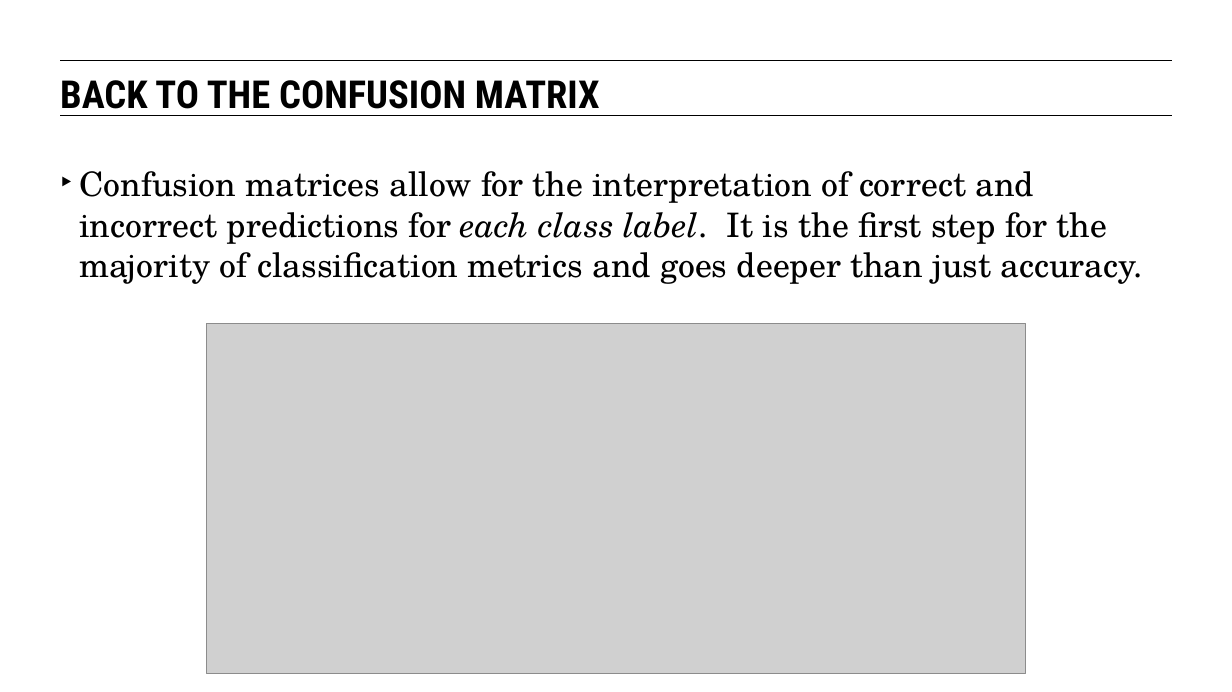
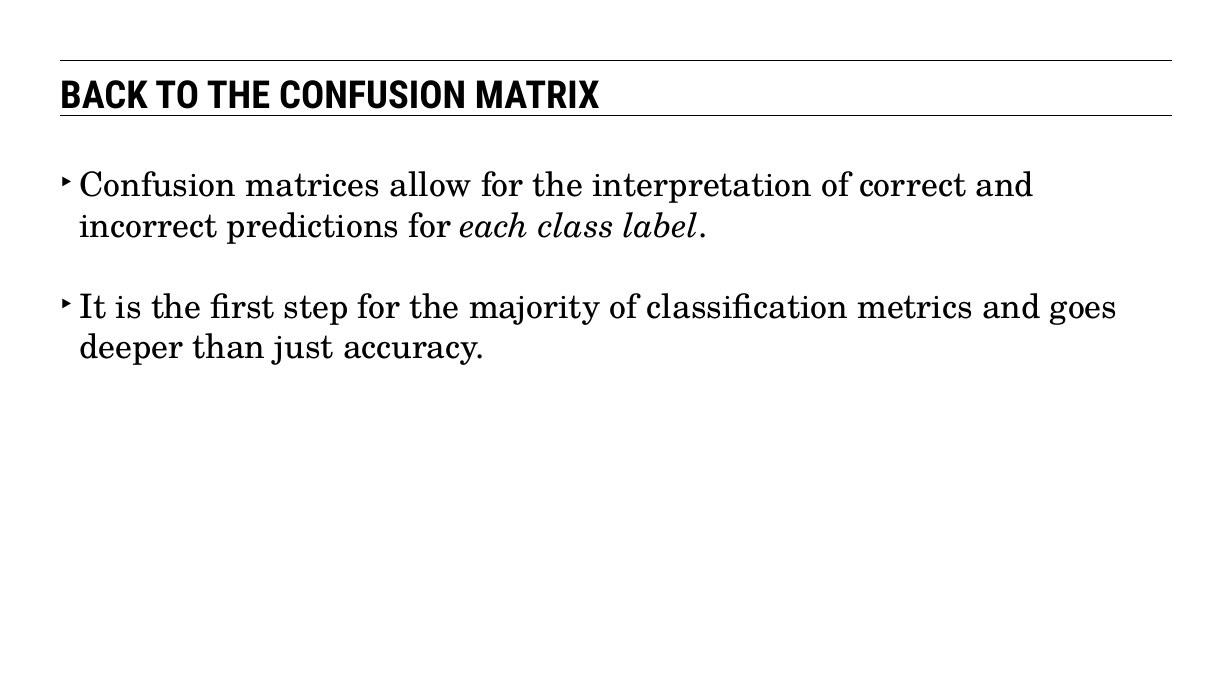
Before and after one commit to eflautt/ga-data-science, a slide deck: slide 14 of lessons/lesson-10/10-communicating-results.pptx. Drawn at 1232x692 pixels with LibreOffice and Linux fonts; fonts in the diff are those of the drawing; grey boxes stand for pictures. Boxes give left, top, right and bottom in pixels: in the first picture for what was removed or moved away, otherwise in the second. Text is boxed around its words. In the diff, an @@ line names an element or a change of style, - is before the commit and + after.

```diff
--- a/lessons/lesson-10/10-communicating-results.pptx
+++ b/lessons/lesson-10/10-communicating-results.pptx
@@ text at bbox=[79, 171, 1117, 365]: text changed @@
-‣ Confusion matrices allow for the interpretation of correct and incorrect predictions for each class label. It is the first step for the majority of classification metrics and goes deeper than just accuracy.
+‣ Confusion matrices allow for the interpretation of correct and incorrect predictions for each class label.
+‣ It is the first step for the majority of classification metrics and goes deeper than just accuracy.
@@ picture removed at bbox=[206, 323, 1026, 673] @@
```
Also in this commit, not shown: 21 other slides changed, 3 slides added, 1 slide removed.
